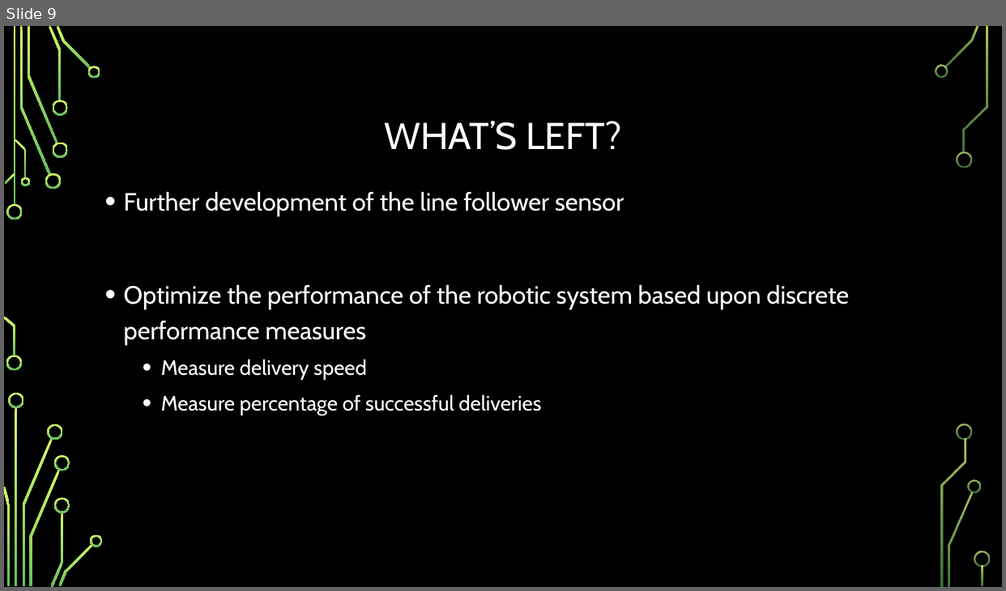
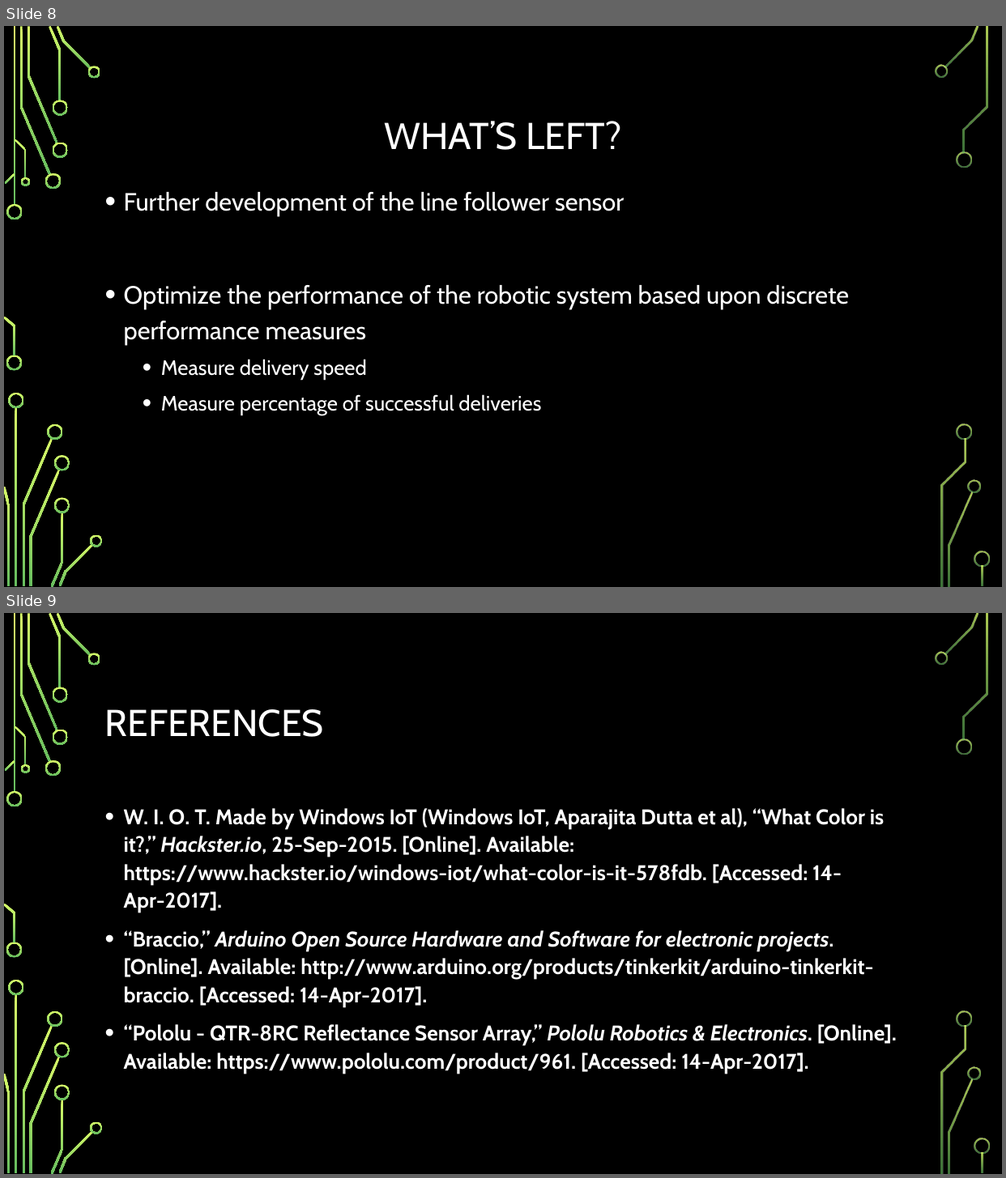
Before and after one commit to bwwagner/SP17-barbot, a slide deck: Presentation/conference-presentation.pptx. Shown one above the other, each under a label of ours: slide 9 before the commit, slides 8 and 9 after it. The pictures are 1006x591 and 1006x1178 pixels, drawn with LibreOffice and Linux fonts; fonts in the diff are those of the drawing; background and template pictures are left out. Boxes give left, top, right and bottom in pixels: in the first picture for what was removed or moved away, otherwise in the second. Text is boxed around its words. In the diff, an @@ line names an element or a change of style, - is before the commit and + after.

Commit message:
update ppt

```diff
--- a/Presentation/conference-presentation.pptx
+++ b/Presentation/conference-presentation.pptx
@@ slide 9 added at box(4, 613, 1002, 1174), background picture (left out); not listed: 36 template elements that a slide beside it also shows @@
@@ title added at box(105, 709, 324, 737), 36 pt, text #FFFFFF @@
+REFERENCES
@@ text added at box(124, 808, 897, 1074), 20.4 pt, text #FFFFFF, bold @@
+• W. I. O. T. Made by Windows IoT (Windows IoT, Aparajita Dutta et al), “What Color is it?,” Hackster.io, 25-Sep-2015. [Online]. Available: https://www.hackster.io/windows-iot/what-color-is-it-578fdb. [Accessed: 14-Apr-2017].
+• “Braccio,” Arduino Open Source Hardware and Software for electronic projects. [Online]. Available: http://www.arduino.org/products/tinkerkit/arduino-tinkerkit-braccio. [Accessed: 14-Apr-2017].
+• “Pololu - QTR-8RC Reflectance Sensor Array,” Pololu Robotics & Electronics. [Online]. Available: https://www.pololu.com/product/961. [Accessed: 14-Apr-2017].
@@ what was slide 9 is now slide 8 @@
```
Also in this commit, not shown: 2 slides removed.
